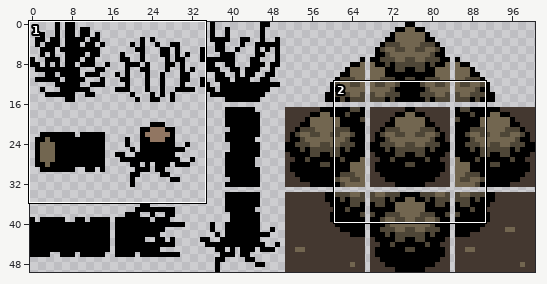
Two versions of one sprite sheet, assets/nature.png. The first picture is a wide view before the edit; the outline marks the close-up.
Close-up. Before:
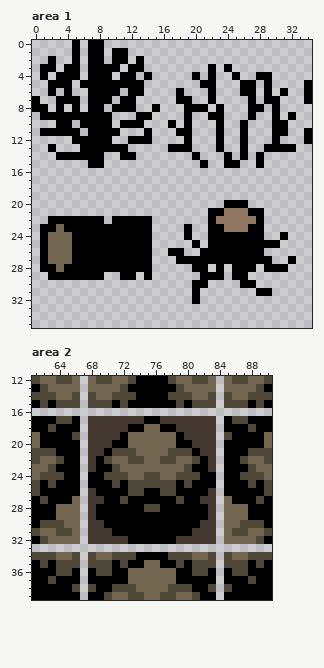
The file is 101x50 pixels. Shown: area 1: x 0..34, y 0..35; area 2: x 61..90, y 12..39.
The result:
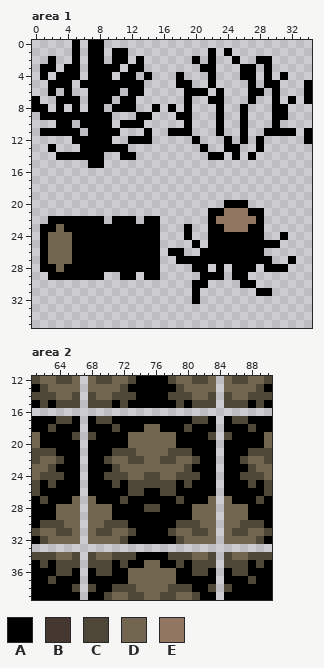
Palette (. is transparent): A #000000  B #443830  C #4e4637  D #726650  E #917662
Edits made:
--- area 1
@@ x 15..34 @@
  0 ....................
- 1 ....................
- 2 ....................
- 3 .......A.A..........
- 4 .....A.A..A..AA.....
- 5 ......AA...AA.A....A
- 6 ...A...A...AA.A.A..A
- 7 ...AA..A....A.AA...A
- 8 A...AAA.A...AA.A....
- 9 ....A..AA...A..A.A..
-10 ..A.A...A..A...AA...
-11 ...AA...A..A...AA..A
-12 ....A...A..A...A...A
-13 ..AAA...A..A..AAAA..
-14 .....A...A.A.A......
-15 ......A..AA..A......
+ 1 .......A.A..........
+ 2 .....A.A..A..AA.....
+ 3 ......AA...AA.A.....
+ 4 ...A...A...AA.A.A...
+ 5 ...AA..A....A.AA...A
+ 6 ....AAA.A...AA.A...A
+ 7 ....A..AA...A..A.A.A
+ 8 A.A.A...A..A...AA...
+ 9 ...AA...A..A...AA...
+10 ....A...A..A...A....
+11 ..AAA...A..A..AAAA.A
+12 .....A...A.A.A.....A
+13 ......A..AA..A......
+14 .......AA.A.A.......
+15 ....................
 16 ....................
@@ x 11..17 @@
 21 .......
-22 AAAA...
-23 AAAA...
-24 AAAA...
-25 AAAA...
-26 AAAA..A
-27 AAAA...
-28 AAAA...
-29 AA.A...
+22 AA.AA..
+23 AAAAA..
+24 AAAAA..
+25 AAAAA..
+26 AAAAA.A
+27 AAAAA..
+28 AAAAA..
+29 AA.AA..
 30 .......
--- area 2
@@ x 66..85 @@
 16 ....................
-17 A.BBBBBBBAABBBBBBB.A
-18 A.BBBBBAADDAABBBBB.A
-19 C.BBBBADDDDDDABBBB.C
-20 A.BBBAADDDDDDAABBB.A
-21 A.BBACCCDDDDCCCABB.A
-22 A.BACDDCCDDCCDDCAB.A
-23 A.BAACDDDDDDDDCAAB.A
+17 A.ACCAAAAAAAAAACCA.A
+18 A.AAACAAADDAAACAAA.A
+19 C.CAAAADDDDDDAAAAC.C
+20 A.AAAAADDDDDDAAAAA.A
+21 A.AAACCCDDDDCCCAAA.A
+22 A.AACDDCCDDCCDDCAA.A
+23 A.AAACDDDDDDDDCAAA.A
 24 A.AACCCDDCCDDCCCAA.A
 25 A.AAACACCCCCCACAAA.A
-26 A.BAAAACCAACCAAAAB.A
-27 D.BBAACAAAAAACAABB.D
-28 D.BAAAAAACCAAAAAAB.D
-29 D.BAAAAAAAAAAAAAAB.D
-30 D.BBAAAAAAAAAAAABB.D
-31 D.BBBAAAAAAAAAABBB.D
-32 D.BBBBBAAAAAABBBBB.D
+26 A.AAAAACCAACCAAAAA.A
+27 D.DAAACAAAAAACAAAD.D
+28 D.DDDAAAACCAAAADDD.D
+29 D.DDDAAAAAAAAAADDD.D
+30 D.DDCCCAAAAAACCCDD.D
+31 D.DCCDDCAAAACDDCCD.D
+32 D.DDDDCAAAAAACDDDD.D
 33 ....................
Where, in picture pixels (left, top, right, bottom), the same in both close-ups:
changed: (168, 48, 296, 168)
changed: (136, 216, 160, 280)
changed: (88, 416, 216, 544)
